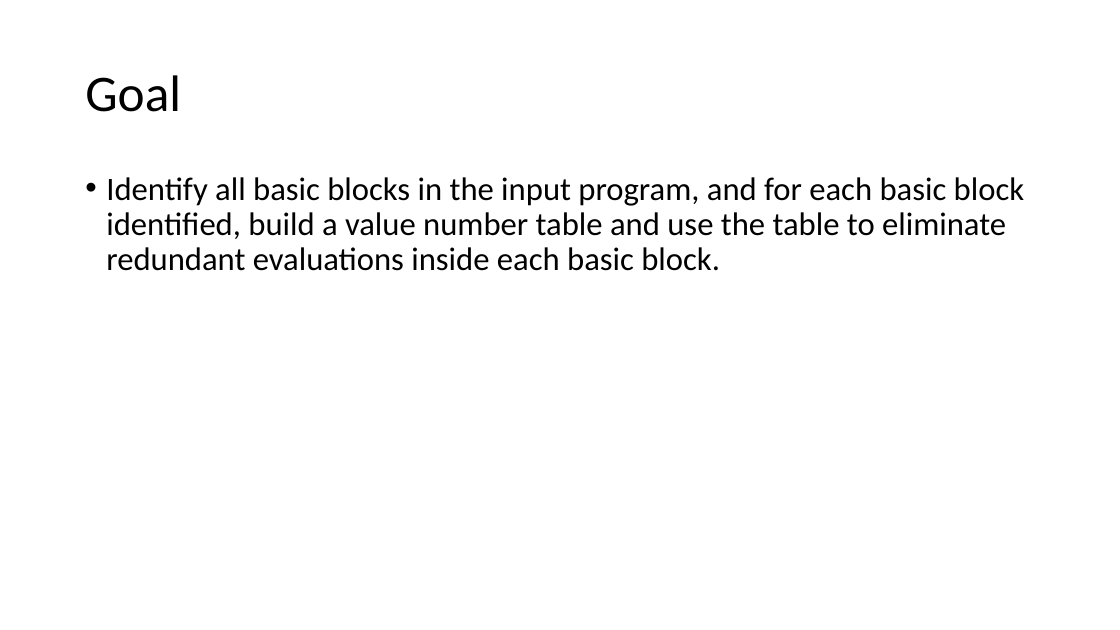
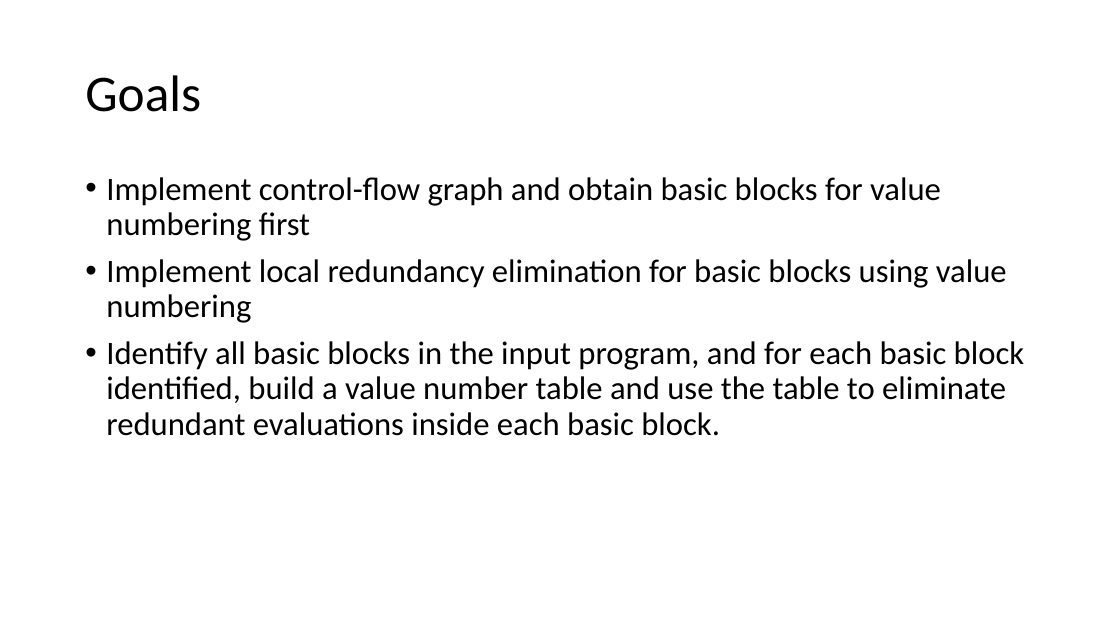
Before and after one commit to dreed4/cs4100-Compiler_Design-Proj4, a slide deck: slide 2 of Compiler Project 4 presentation.pptx. Drawn at 1120x630 pixels with LibreOffice and Linux fonts; fonts in the diff are those of the drawing. Boxes give left, top, right and bottom in pixels: in the first picture for what was removed or moved away, otherwise in the second. Text is boxed around its words. In the diff, an @@ line names an element or a change of style, - is before the commit and + after.

```diff
--- a/Compiler Project 4 presentation.pptx
+++ b/Compiler Project 4 presentation.pptx
@@ title at <box>85,75,201,112</box>: text changed @@
-Goal
+Goals
@@ text at <box>106,177,1007,323</box>: paragraphs added @@
+• Implement control-flow graph and obtain basic blocks for value numbering first
+• Implement local redundancy elimination for basic blocks using value numbering
```
Also in this commit, not shown: 8 slides added.
